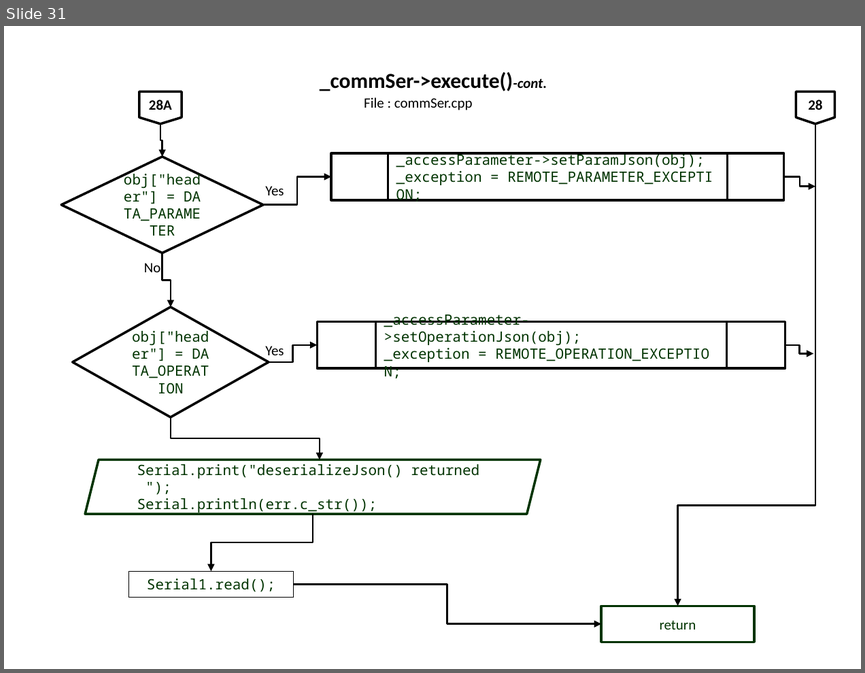
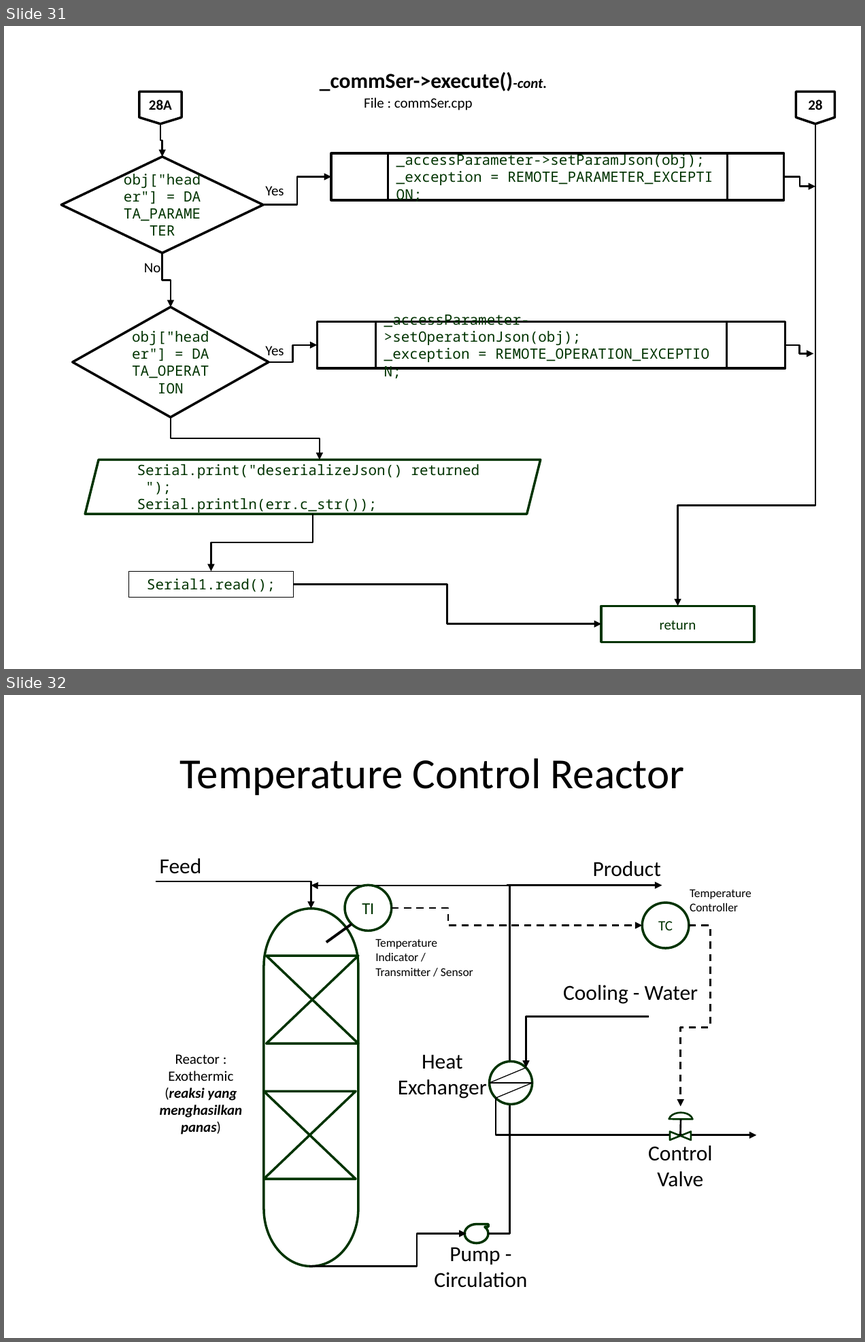
Before and after one commit to slametsampon/WFPS, a slide deck: resources/WFPS.pptx. Shown one above the other, each under a label of ours: slide 31 before the commit, slides 31 and 32 after it. The pictures are 865x673 and 865x1342 pixels, drawn with LibreOffice and Linux fonts; fonts in the diff are those of the drawing; background and template pictures are left out. Boxes give left, top, right and bottom in pixels: in the first picture for what was removed or moved away, otherwise in the second. Text is boxed around its words. In the diff, an @@ line names an element or a change of style, - is before the commit and + after.

Commit message:
update Temperature Control

```diff
--- a/resources/WFPS.pptx
+++ b/resources/WFPS.pptx
@@ slide 32 added at (4,695,861,1338), background picture (left out) @@
@@ title added at (180,758,685,795), 36 pt, text #000000 @@
+Temperature Control Reactor
@@ text added at (160,858,202,874), 18 pt, text #000000 @@
+Feed
@@ text added at (593,861,661,877), 18 pt, text #000000 @@
+Product
@@ elbow arrow added from (156, 882) to (311, 909), #000000 1.5 pt @@
@@ elbow arrow added from (488, 1233) to (311, 885), #000000 1.5 pt @@
@@ ellipse added at (345,885,392,930), outline #003300 2 pt, 14 pt, text #003300 @@
+TI
@@ arrow added from (507, 885) to (662, 885), #000000 1.5 pt @@
@@ text added at (689,889,751,911), 10 pt, text #000000 @@
+Temperature Controller
@@ pill shape added at (264,909,358,1266), outline #003300 2 pt @@
@@ elbow arrow added from (392, 907) to (643, 926), #000000 1.5 pt dashed @@
@@ ellipse added at (643,902,689,948), outline #003300 2 pt, 12 pt, text #003300 @@
+TC
@@ line added from (352, 923) to (326, 942), #000000 2.25 pt @@
@@ text added at (375,938,473,976), 10 pt, text #000000 @@
+Temperature Indicator / Transmitter / Sensor
@@ elbow arrow added from (689, 926) to (680, 1106), #000000 1.5 pt dashed @@
@@ flow chart collate added at (266,955,358,1043), outline #003300 2 pt @@
@@ text added at (563,985,698,1004), 18 pt, text #000000 @@
+Cooling - Water
@@ elbow arrow added from (649, 1016) to (526, 1068), #000000 1.5 pt @@
@@ text added at (160,1054,243,1134), 12 pt, text #000000, bold, italic @@
+Reactor : Exothermic
+(reaksi yang menghasilkan panas)
@@ text added at (398,1054,487,1098), 18 pt, text #000000 @@
+Heat Exchanger
@@ ellipse added at (489,1061,532,1104), fill #FFFFFF, outline #003300 2 pt @@
@@ line added from (526, 1068) to (489, 1083), #000000 0.75 pt @@
@@ flow chart collate added at (264,1091,356,1178), outline #003300 2 pt @@
@@ line added from (489, 1083) to (532, 1083), #000000 0.75 pt @@
@@ line added from (532, 1083) to (496, 1098), #000000 0.75 pt @@
@@ elbow arrow added from (496, 1098) to (756, 1134), #000000 1.5 pt @@
@@ chord (boxed as its full ellipse) added at (668,1112,692,1128), outline #003300 1.5 pt @@
@@ line added from (680, 1136) to (681, 1119), #000000 1.5 pt @@
@@ flow chart collate added at (669,1132,691,1140), fill #FFFFFF, outline #003300 1.5 pt @@
@@ text added at (648,1145,712,1187), 18 pt, text #000000 @@
+Control Valve
@@ flow chart magnetic tape added at (465,1223,489,1242), outline #003300 2 pt @@
@@ elbow arrow added from (310, 1266) to (466, 1233), #000000 1.5 pt @@
@@ text added at (434,1243,527,1287), 18 pt, text #000000 @@
+Pump - Circulation
```
